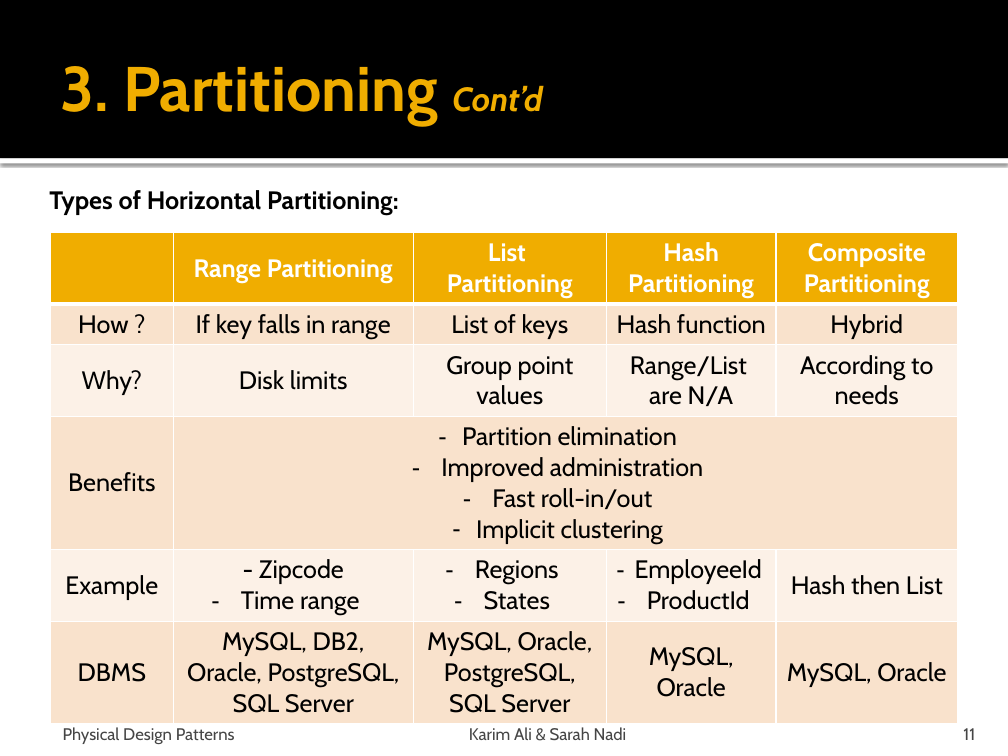
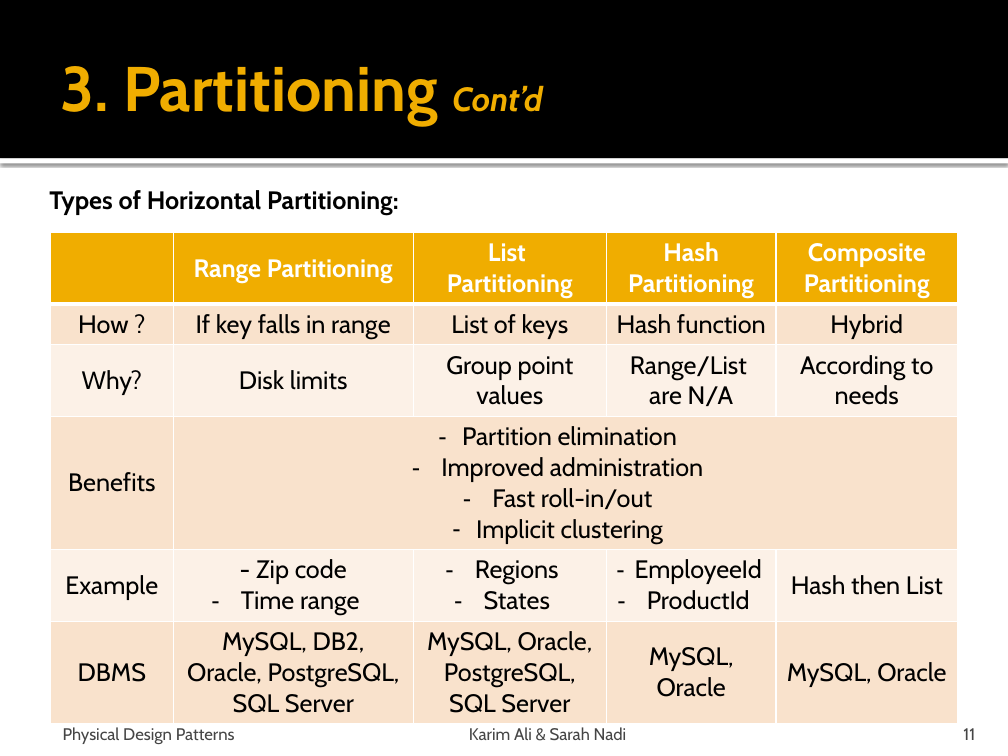
Before and after one commit to snadi/cs848-db, a slide deck: slide 11 of cs848-db/PhysDesignPres.pptx. Drawn at 1008x756 pixels with LibreOffice and Linux fonts; fonts in the diff are those of the drawing. Boxes give left, top, right and bottom in pixels: in the first picture for what was removed or moved away, otherwise in the second. Text is boxed around its words. In the diff, an @@ line names an element or a change of style, - is before the commit and + after.

```diff
--- a/cs848-db/PhysDesignPres.pptx
+++ b/cs848-db/PhysDesignPres.pptx
@@ table at (50,232,958,717) @@
-row 5, column 2: - Zipcode / Time range
+row 5, column 2: - Zip code / Time range
```
Also in this commit, not shown: 13 other slides changed.
